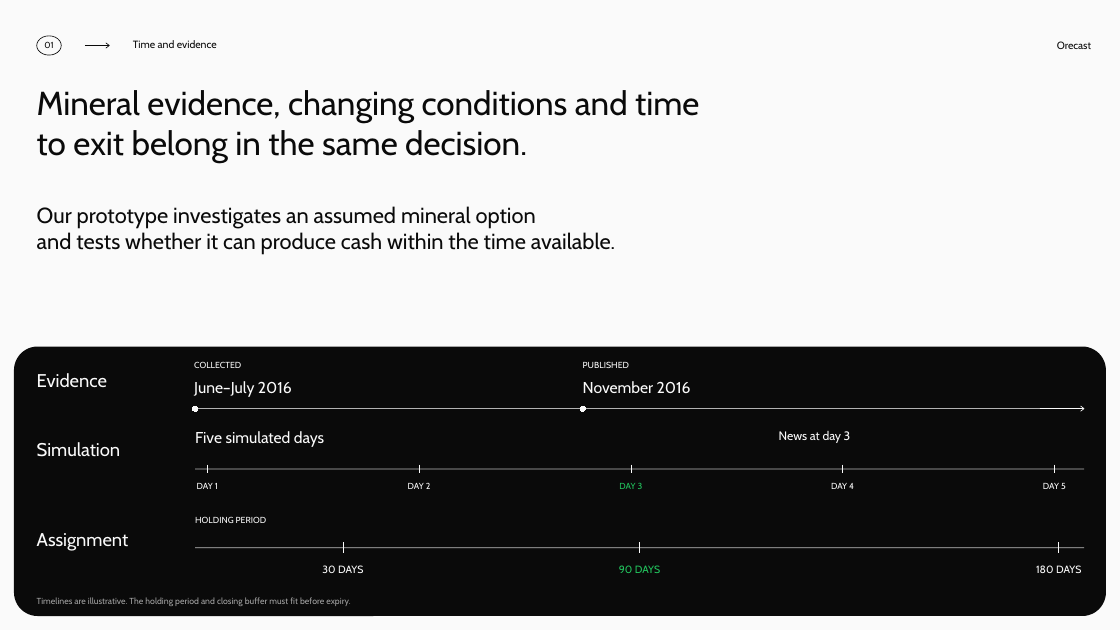
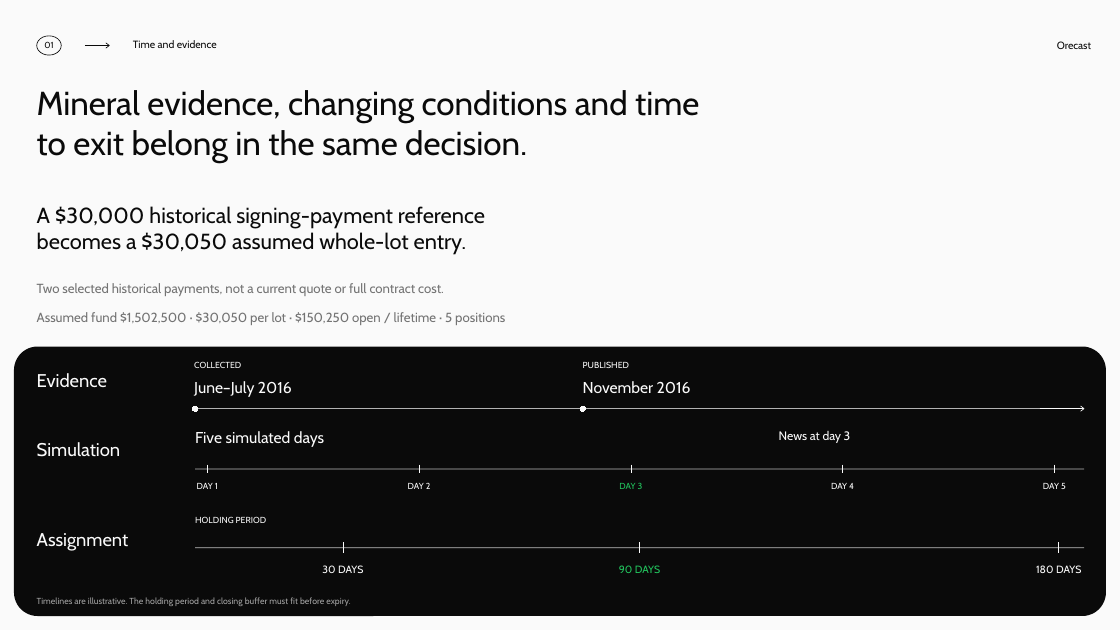
Before and after one commit to amitvijapur/oxhack-2026, a slide deck: slide 2 of pitch/orecast/output/orecast-pitch.pptx. Drawn at 1120x630 pixels with LibreOffice and Linux fonts; fonts in the diff are those of the drawing. Boxes give left, top, right and bottom in pixels: in the first picture for what was removed or moved away, otherwise in the second. Text is boxed around its words. In the diff, an @@ line names an element or a change of style, - is before the commit and + after.

Commit message:
Use one whole-contract lot across Orecast and the pitch deck (#50)
Align canonical defaults, fee-inclusive capital policy, UI, snapshots, publication summaries and pitch materials to the historical $30,000 initial-payment reference. Preserve independent valuation and target hurdle semantics, and integrate the team's explorer and Swarm walkthrough updates.

```diff
--- a/pitch/orecast/output/orecast-pitch.pptx
+++ b/pitch/orecast/output/orecast-pitch.pptx
@@ text at [37, 206, 485, 255]: text changed @@
-Our prototype investigates an assumed mineral option
-and tests whether it can produce cash within the time available.
+A $30,000 historical signing-payment reference
+becomes a $30,050 assumed whole-lot entry.
@@ text added at [37, 283, 444, 296], 11.2 pt, text #737373 @@
+Two selected historical payments, not a current quote or full contract cost.
@@ text added at [37, 312, 505, 325], 11.2 pt, text #737373 @@
+Assumed fund $1,502,500 · $30,050 per lot · $150,250 open / lifetime · 5 positions
```
Also in this commit, not shown: 5 other slides changed, 59 other files.
